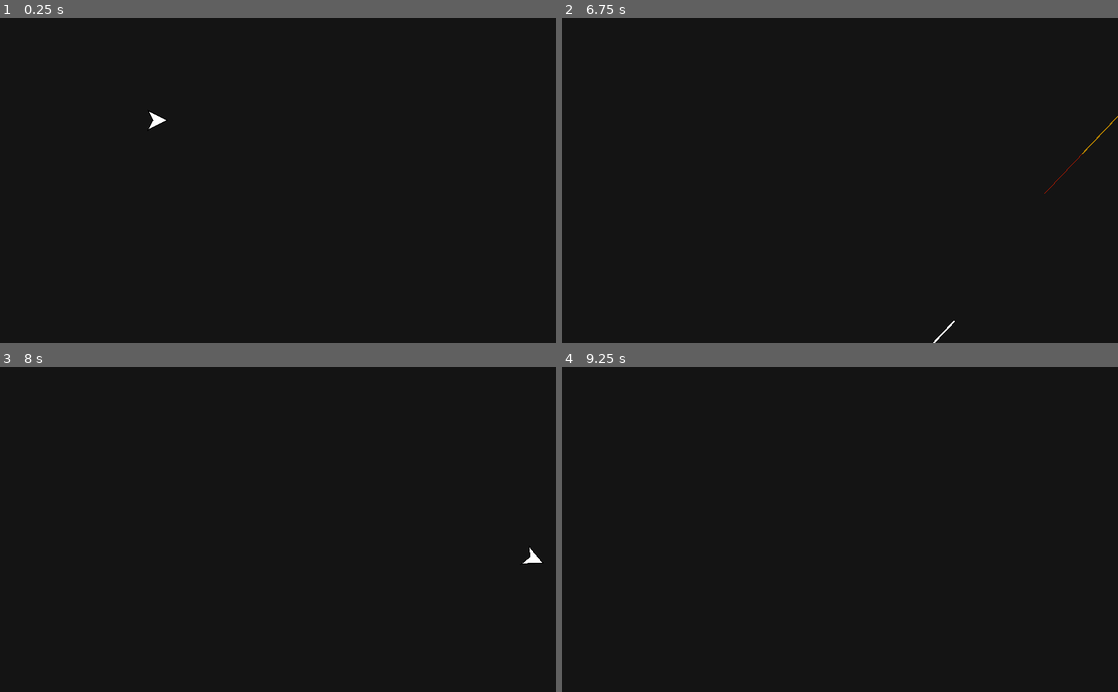
Above: before the commit, frames 1-4 (two rows, left to right).
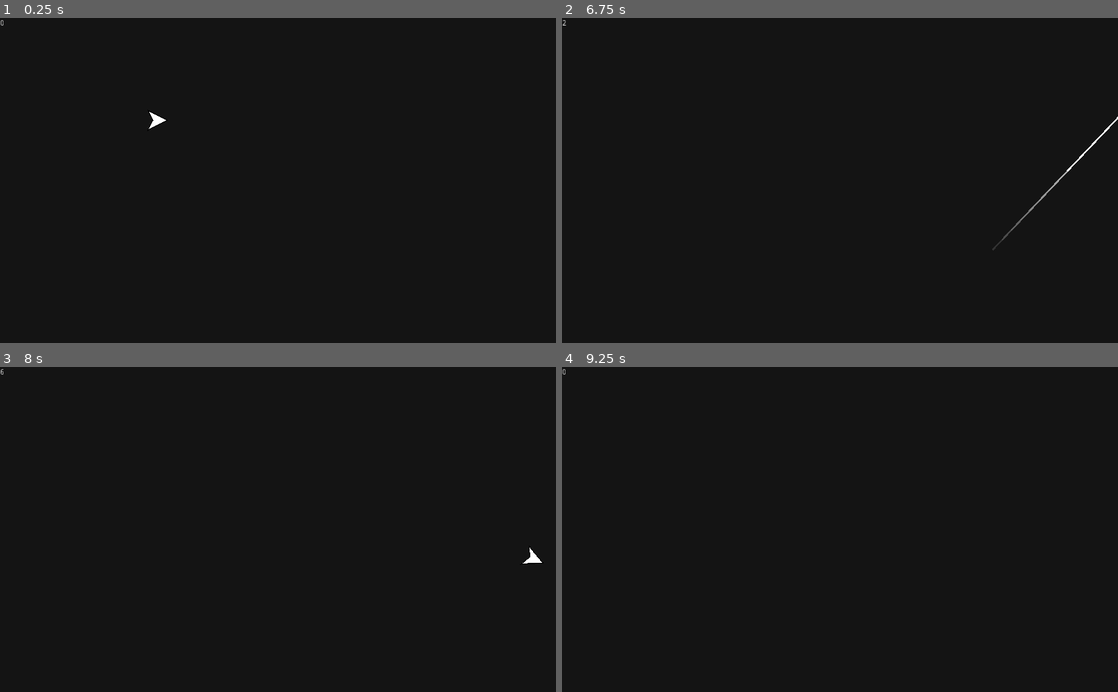
Above: after the commit, the same moments.

Repository: Jellonator/04-Space-Shooter
Game: Godot game, scene res://World/Game.tscn
The game is run twice, just before and just after one commit, with the same random seed, the same clock (stepped at 60 frames per second) and the same inputs.
Inputs (mouse positions are in pixels of both pictures, inside the frame that each line leads up to):
- Up to frame 1 (0.25 s): no input
- Up to frame 2 (6.75 s): tap Enter at 0.5, 4.25 s; move the mouse to (962, 164) at 0.52 s; hold D (move_right) 0.53-1.28 s; hold Home (ui_home) 0.53-1.28 s; move the mouse to (728, 196) at 1.27 s; hold S (move_down) 1.28-2.03 s; tap Shift (action_shoot) at 1.35 s; tap Home (ui_home) at 1.55, 2.3, 3.05, 3.8, 4.55, 5.85 s; move the mouse to (895, 109) at 2.02 s; hold D (move_right) 2.03-2.78 s; hold Down (look_down) 2.03-2.78 s; move the mouse to (812, 245) at 2.77 s; hold W (move_up) 2.78-3.53 s; tap Left (look_left) at 2.85 s; tap Space at 3.5 s; move the mouse to (1006, 229) at 3.52 s; hold Right (look_right) 3.53-4.28 s; hold A (move_left) 3.53-5.03 s; move the mouse to (673, 131) at 4.27 s; tap Up (look_up) at 4.35 s; move the mouse to (867, 180) at 5.02 s; hold S (move_down) 5.03-5.78 s; hold Home (ui_home) 5.03-5.78 s; move the mouse to (756, 99) at 5.77 s; hold D (move_right) 5.78-6.53 s; move the mouse to (962, 164) at 6.52 s; hold W (move_up) from 6.53 s (still down); hold Shift (action_shoot) from 6.53 s (still down)
- Up to frame 3 (8 s): tap Home (ui_home) at 6.8, 7.55 s; move the mouse to (166, 545) at 7.27 s; release W (move_up) at 7.28 s; release Shift (action_shoot) at 7.28 s; hold D (move_right) from 7.28 s (still down); tap Down (look_down) at 7.35 s
- Up to frame 4 (9.25 s): move the mouse to (895, 458) at 8.02 s; release D (move_right) at 8.03 s; hold S (move_down) 8.03-8.78 s; hold Left (look_left) 8.03-8.78 s; tap Home (ui_home) at 8.3, 9.05 s; tap Space at 8.75 s; move the mouse to (812, 594) at 8.77 s; hold A (move_left) from 8.78 s (still down); tap Right (look_right) at 8.85 s

The runs differ from the first frame. In frame 1, less than 0.1% of the frame differs, in the area x 0-1%, y 0-3%; in frame 2, 0.2%, in the area x 0-100%, y 0-100%; in frame 3, less than 0.1%; in frame 4, less than 0.1%.

Commit message:
Shooting maybe sorta looks better?

Diff:
--- a/Object/Player/Player.gd
+++ b/Object/Player/Player.gd
@@ -3,7 +3,7 @@
 const FRICTION := 400
 const ACCELERATION := 400
 const MAX_SPEED := 800
-const SHOTS_PER_SECOND := 10.0
+const SHOTS_PER_SECOND := 8.0
 
 enum ControlType {MOUSE, KEYBOARD}
 
--- a/Object/Player/Player.tscn
+++ b/Object/Player/Player.tscn
@@ -26,7 +26,7 @@
 position = Vector2( 20, 0 )
 
 [node name="LeftPos" type="Position2D" parent="."]
-position = Vector2( 0, -10 )
+position = Vector2( -12.6119, -16 )
 
 [node name="RightPos" type="Position2D" parent="."]
-position = Vector2( 0, 10 )
+position = Vector2( -12.6119, 16 )
--- a/Util/BulletRenderer.gd
+++ b/Util/BulletRenderer.gd
@@ -1,45 +1,55 @@
 extends Node2D
 
 var bullets := []
-const BULLET_SPEED = 6000
+const BULLET_SPEED = 8000
+const DRAW_LENGTH = 200
+var font: Font
 
 class BulletData:
 	var frompos: Vector2
 	var topos: Vector2
-	var prevpos: float = 0
 	var position: float = 0
 	func _init(frompos: Vector2, topos: Vector2):
 		self.frompos = frompos
 		self.topos = topos
+		self.position = 0
 	func length() -> float:
 		return frompos.distance_to(topos)
+
+func _ready():
+	var control := Control.new()
+	font = control.get_font("font")
+	control.free()
 
 func add_bullet(frompos: Vector2, topos: Vector2):
 	bullets.append(BulletData.new(frompos, topos))
 
 func _process(delta):
+	update()
+	if Input.is_action_pressed("ui_home"):
+		return
 	var i := 0
 	while i < bullets.size():
 		var bullet: BulletData = bullets[i] as BulletData
-		bullet.prevpos = bullet.position
 		bullet.position += delta * BULLET_SPEED
 		if bullet.position > bullet.length():
 			bullets.remove(i)
 		else:
 			i = i + 1
-	update()
 
 func _draw():
+	draw_string(font, Vector2(0, font.get_height()), str(self.bullets.size()))
 	for bullet in bullets:
-		var startf = bullet.prevpos
-		var endf = bullet.position
-		var diff = abs(endf - startf)
-		var trailf = max(0.0, startf - diff)
-		var trailf2 = max(0.0, trailf - diff)
+		var startf = bullet.position
+		var endf = max(0.0, startf - DRAW_LENGTH)
 		var startv = bullet.frompos.linear_interpolate(bullet.topos, startf / bullet.length())
 		var endv = bullet.frompos.linear_interpolate(bullet.topos, endf / bullet.length())
-		var trailv = bullet.frompos.linear_interpolate(bullet.topos, trailf / bullet.length())
-		var trailv2 = bullet.frompos.linear_interpolate(bullet.topos, trailf2 / bullet.length())
-		draw_line(trailv2, trailv, Color(0.7, 0.1, 0.0), 1, false)
-		draw_line(trailv, startv, Color(0.7, 0.5, 0.0), 2, false)
-		draw_line(startv, endv, Color.white, 3, false)
+		var opacity := 1.0
+		if startf < 400:
+			opacity = clamp(lerp(0.0, 1.0, (startf - 300)/100.0), 0, 1)
+		draw_line(startv, endv, Color(1, 1, 1, opacity), 3, false)
+		for i in range(8):
+			var amt = (i + 1) / 8.0
+			var newf = max(0.0, endf - amt * DRAW_LENGTH)
+			var newv = bullet.frompos.linear_interpolate(bullet.topos, newf / bullet.length())
+			draw_line(endv, newv, Color(1, 1, 1, opacity / 8.0), 3, false)
